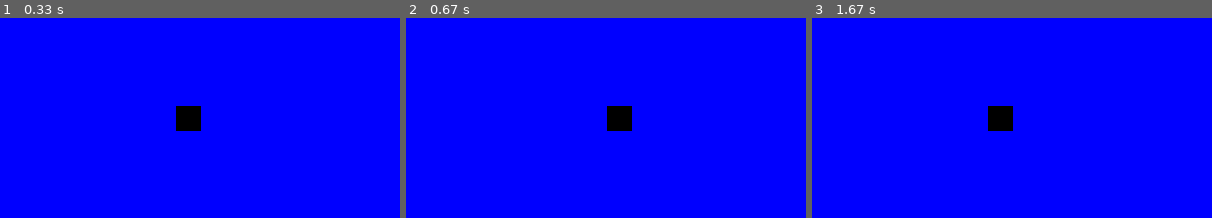
Above: before the commit, frames 1-3 (left to right).
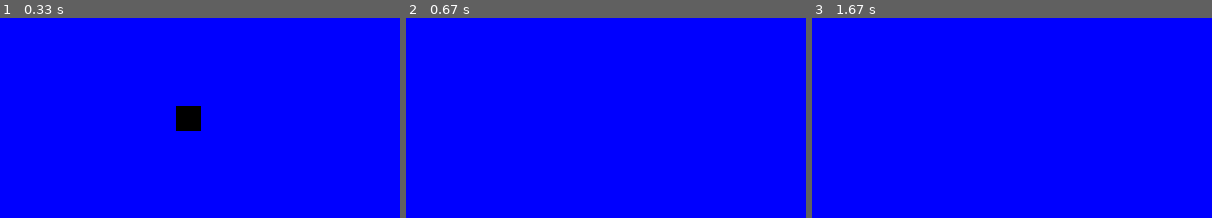
Above: after the commit, the same moments.

Repository: rahuls-19/pygame
Game: pygame game, started from pygameprograms/slither.py
Two runs of this game, one before a commit and one after it. Both use one fixed random seed, a clock stepped at 60 frames per second and the inputs below.
Inputs:
- Up to frame 1 (0.33 s): no input
- Up to frame 2 (0.67 s): hold Right from 0.33 s (still down)
- Up to frame 3 (1.67 s): release Right at 0.8 s; hold Left from 1.33 s (still down)
The pictures show only the part of the screen within x 28-78%, y 28-78%; the shares and areas given below are measured in that part.

Frame 1 is identical in both runs. In frame 2, 0.8% of the frame differs, in the area x 50-57%, y 44-57%; in frame 3, 0.8%.

Commit message:
moving objects

Diff:
--- a/pygameprograms/slither.py
+++ b/pygameprograms/slither.py
@@ -9,6 +9,7 @@
 green = (0,255,0)
 lead_x = 400
 lead_y = 200
+lead_x_change = 0
 gameExit = False
 while not gameExit:
     for event in pygame.event.get():
@@ -16,10 +17,10 @@
             gameExit = True
         if event.type == pygame.KEYDOWN:
             if event.key == pygame.K_LEFT:
-                lead_x = lead_x - 25
+                lead_x_change =  -25
             if event.key == pygame.K_RIGHT:
-                lead_x = lead_x + 25
-
+                lead_x_change = 25
+    lead_x = lead_x + lead_x_change
     gameDisplay.fill(blue)
     pygame.draw.rect(gameDisplay,black,[lead_x,lead_y,25,25])
     pygame.display.update()
